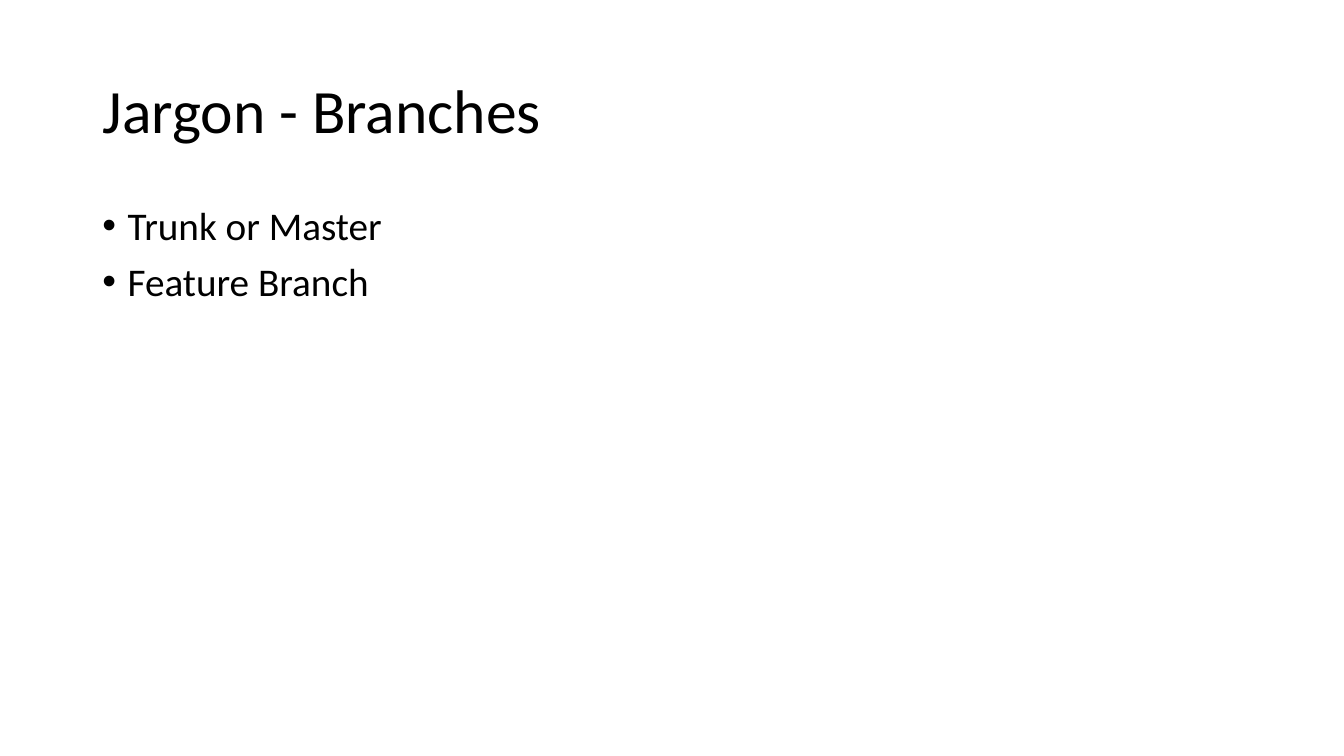
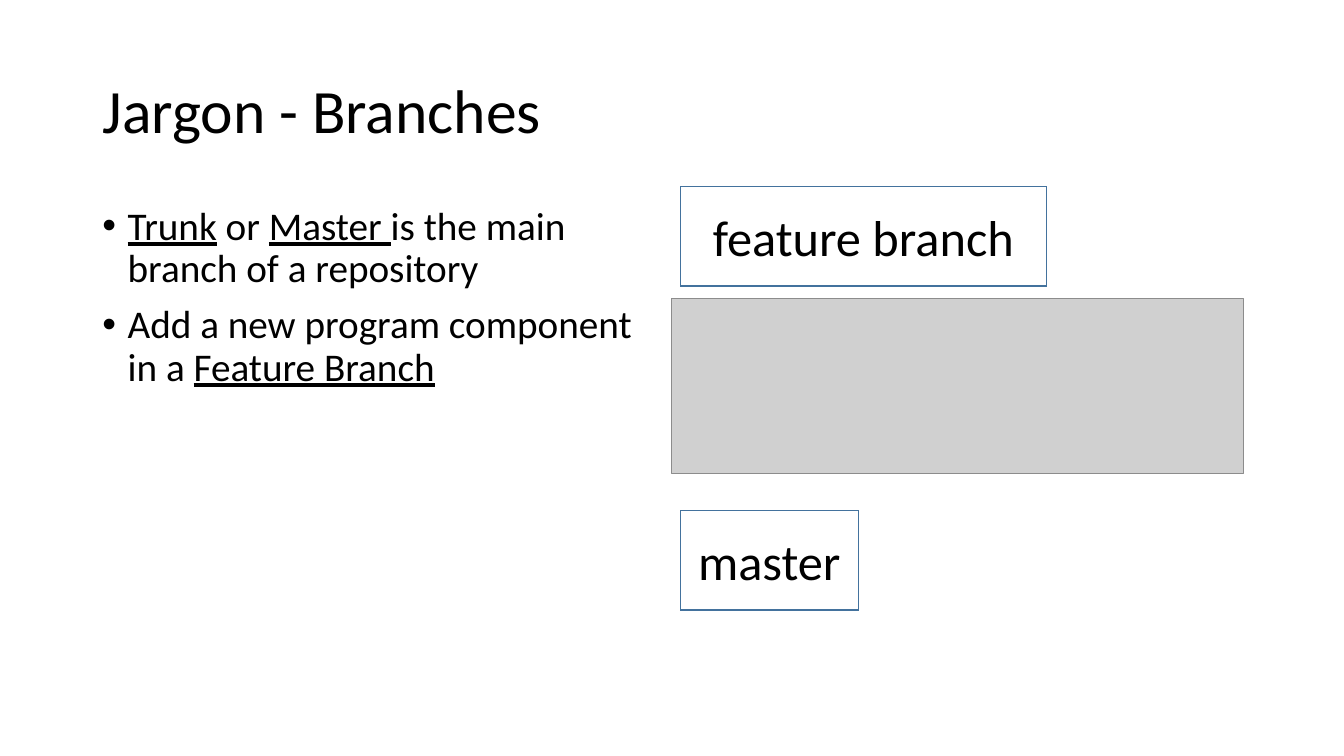
Before and after one commit to vegfetch/talk, a slide deck: slide 15 of cf_version_control_systems.pptx (slide 14 before the commit). Drawn at 1344x756 pixels with LibreOffice and Linux fonts; fonts in the diff are those of the drawing; grey boxes stand for pictures. Boxes give left, top, right and bottom in pixels: in the first picture for what was removed or moved away, otherwise in the second. Text is boxed around its words. In the diff, an @@ line names an element or a change of style, - is before the commit and + after.

```diff
--- a/cf_version_control_systems.pptx
+++ b/cf_version_control_systems.pptx
@@ rectangle added at box(681, 187, 1047, 286), fill #FFFFFF, outline #43739E 1 pt, 36 pt, text #000000 @@
+feature branch
@@ text at box(128, 212, 632, 387): text changed @@
-• Trunk or Master
-• Feature Branch
+• Trunk or Master is the main branch of a repository
+• Add a new program component in a Feature Branch
@@ picture added at box(673, 298, 1244, 474) @@
@@ rectangle added at box(681, 510, 859, 610), fill #FFFFFF, outline #43739E 1 pt, 36 pt, text #000000 @@
+master
```
Also in this commit, not shown: 9 other slides changed, 5 slides added, 2 slides removed, 18 other files.
